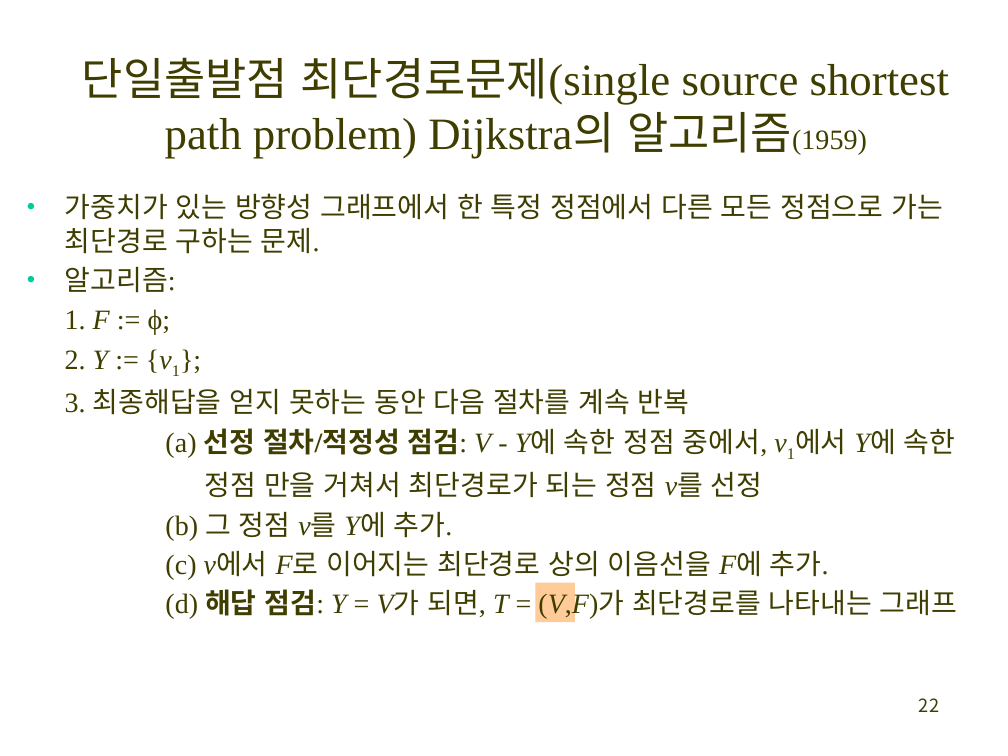
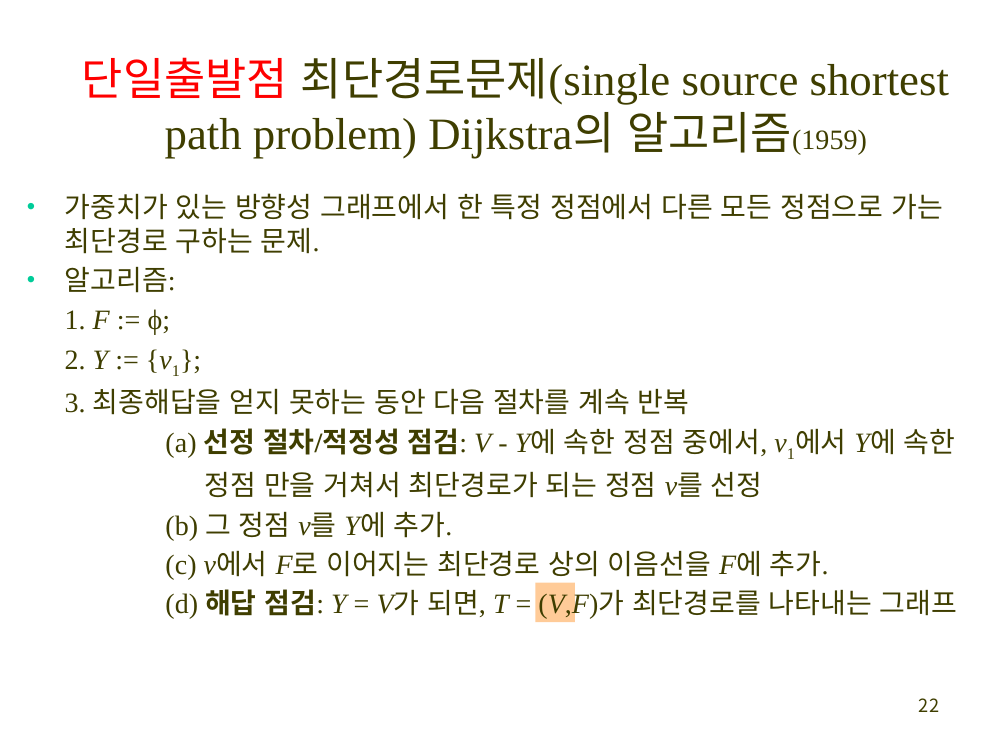
Before and after one commit to exopas95/Algorithms, a slide deck: slide 22 of Lecture Note_Exercise/p_4_greedy_algorithm.pptx. Drawn at 1008x756 pixels with LibreOffice and Linux fonts; fonts in the diff are those of the drawing. Boxes give left, top, right and bottom in pixels: in the first picture for what was removed or moved away, otherwise in the second. Text is boxed around its words. In the diff, an @@ line names an element or a change of style, - is before the commit and + after.

```diff
--- a/Lecture Note_Exercise/p_4_greedy_algorithm.pptx
+++ b/Lecture Note_Exercise/p_4_greedy_algorithm.pptx
@@ title "단일출발점 최단경로문제(single source shortest path ..." at box(82, 57, 949, 159): text colour #3F3E00 to #FF0000 in "단일출발점" @@
```
Also in this commit, not shown: 2 other files.
